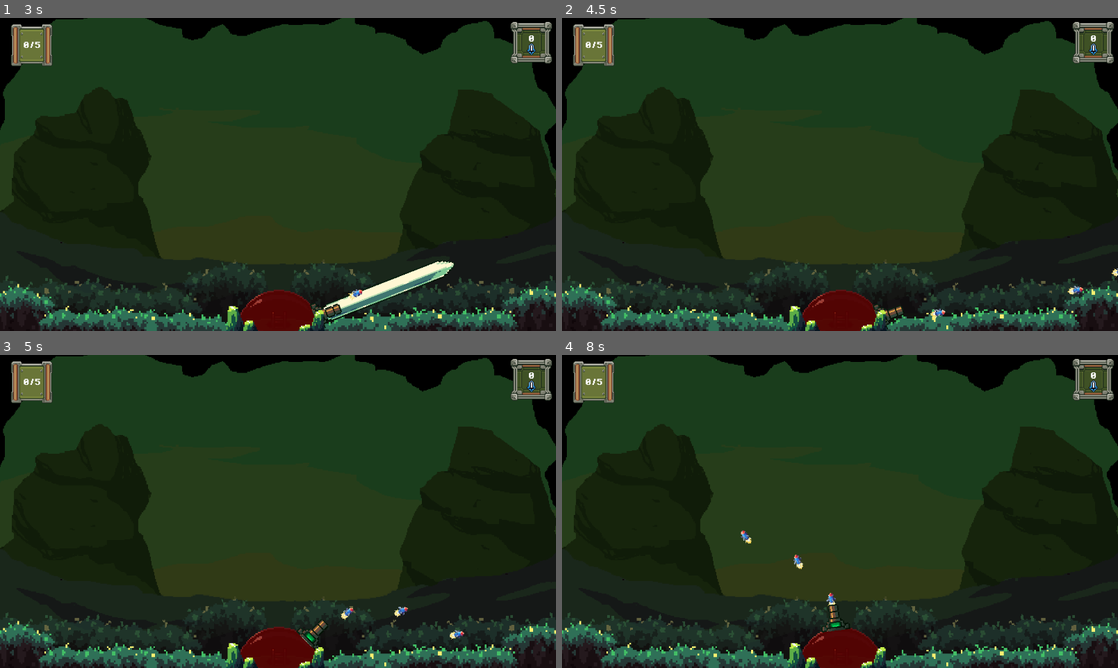
Above: before the commit, frames 1-4 (two rows, left to right).
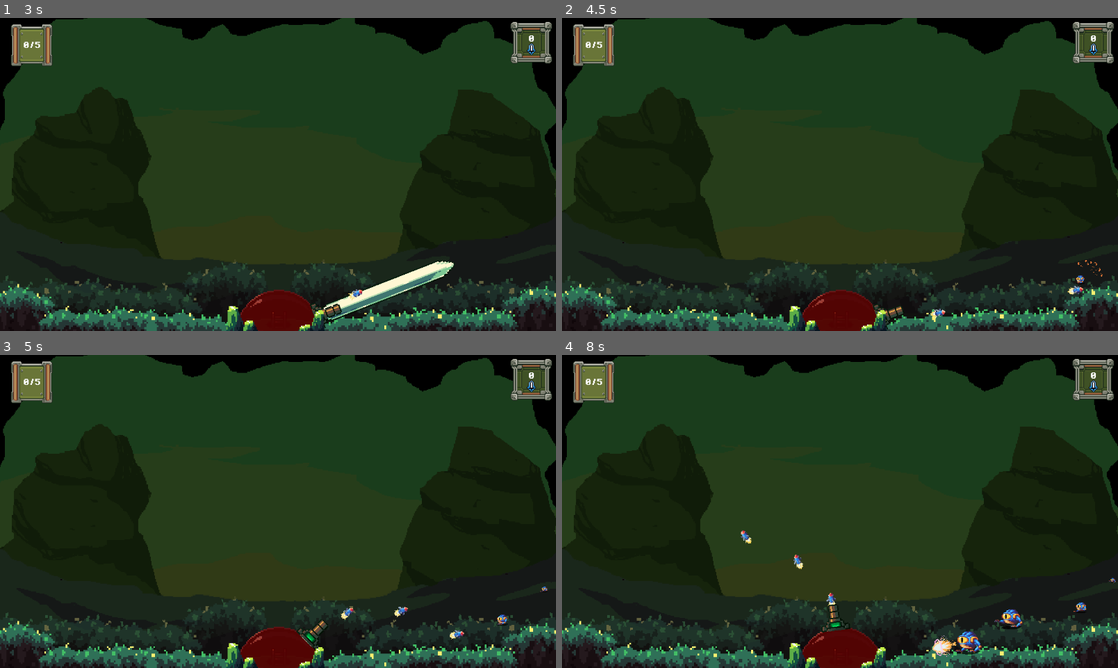
Above: after the commit, the same moments.

Repository: antoinenisoli/DomeSword_GWJ_2025
Game: Godot game, scene res://scenes/levels/game.tscn
Same seed, same stepped clock (60 frames per second), same inputs: the game is played once before the commit and once after it.
Inputs (mouse positions are in pixels of both pictures, inside the frame that each line leads up to):
- Up to frame 1 (3 s): click "RESUME" at 0.5 s; move the mouse to (400, 158) at 1.27 s; press the mouse at (400, 158) at 1.28 s; hold Right (move_right) 1.28-2.03 s; move the mouse to (166, 190) at 2.02 s; release the mouse at (166, 190) at 2.03 s; hold Left (move_left) 2.03-2.78 s; click (166, 190) at 2.1 s; move the mouse to (333, 105) at 2.77 s; press the mouse at (333, 105) at 2.78 s; hold Right (move_right) from 2.78 s (still down); tap E (switch_weapon) at 2.85 s
- Up to frame 2 (4.5 s): move the mouse to (812, 237) at 3.52 s; release the mouse at (812, 237) at 3.53 s; click (812, 237) at 3.6 s; move the mouse to (1006, 221) at 4.27 s; release Right (move_right) at 4.28 s; press the mouse at (1006, 221) at 4.28 s; hold Left (move_left) from 4.28 s (still down)
- Up to frame 3 (5 s): keep holding Left (move_left)
- Up to frame 4 (8 s): move the mouse to (673, 464) at 5.02 s; release the mouse at (673, 464) at 5.03 s; tap E (switch_weapon) at 5.1, 7.35 s; click (673, 464) at 5.3 s; move the mouse to (867, 511) at 5.77 s; press the mouse at (867, 511) at 5.78 s; move the mouse to (756, 433) at 6.52 s; release Left (move_left) at 6.53 s; release the mouse at (756, 433) at 6.53 s; hold Right (move_right) from 6.53 s (still down); click (756, 433) at 6.6 s; move the mouse to (962, 495) at 7.27 s; press the mouse at (962, 495) at 7.28 s

Frame 1 is identical in both runs. In frame 2, less than 0.1% of the frame differs, in the area x 92-100%, y 77-85%; in frame 3, less than 0.1%; in frame 4, 0.6%, in the area x 66-100%, y 71-97%.

Commit message:
wave system

Diff:
--- a/scenes/levels/game.tscn
+++ b/scenes/levels/game.tscn
@@ -3,7 +3,7 @@
 [ext_resource type="Script" uid="uid://b3sjd2wth0hut" path="res://scripts/camera/camera_shake.gd" id="2_fojqs"]
 [ext_resource type="Script" uid="uid://ckfsoeqxbgpdo" path="res://scripts/Entities/Health.gd" id="2_yqjtg"]
 [ext_resource type="PackedScene" uid="uid://crkwkw4c7tgkv" path="res://scenes/UI/game_ui.tscn" id="5_cx7qy"]
-[ext_resource type="PackedScene" uid="uid://wfvh6l3f13hg" path="res://scenes/scripts/game_manager.tscn" id="5_p57ef"]
+[ext_resource type="Script" uid="uid://bkfig22cimxdt" path="res://scripts/gameplay/spawn_manager.gd" id="6_oi2tv"]
 [ext_resource type="PackedScene" uid="uid://b2rl7rcfgc1gi" path="res://scenes/spawner.tscn" id="6_p57ef"]
 [ext_resource type="PackedScene" uid="uid://hmo0bngnvdqj" path="res://scenes/entities/player/dome.tscn" id="7_7rg7d"]
 [ext_resource type="PackedScene" uid="uid://dvqd0ooccv04c" path="res://scenes/camera_2d.tscn" id="7_xmnyv"]
@@ -44,32 +44,79 @@
 
 [node name="GameUI" parent="." unique_id=1363906567 instance=ExtResource("5_cx7qy")]
 
-[node name="GameManager" parent="." unique_id=1678798602 node_paths=PackedStringArray("spawners") instance=ExtResource("5_p57ef")]
-spawners = [NodePath("../Spawners/EnemySpawner1"), NodePath("../Spawners/EnemySpawner2"), NodePath("../Spawners/EnemySpawner3"), NodePath("../Spawners/EnemySpawner5"), NodePath("../Spawners/EnemySpawner5")]
+[node name="SpawnManager" type="Node2D" parent="." unique_id=1678798602 node_paths=PackedStringArray("_timer", "waves")]
+script = ExtResource("6_oi2tv")
+_timer = NodePath("Timer")
+waves = [NodePath("SpawnersA/EnemySpawner1"), NodePath("SpawnersA/EnemySpawner2"), NodePath("SpawnersA/EnemySpawner3")]
 
-[node name="Spawners" type="Node2D" parent="." unique_id=1160965866]
+[node name="Timer" type="Timer" parent="SpawnManager" unique_id=406161203]
+one_shot = true
+ignore_time_scale = true
 
-[node name="EnemySpawner1" parent="Spawners" unique_id=761262919 instance=ExtResource("6_p57ef")]
+[node name="SpawnersA" type="Node2D" parent="SpawnManager" unique_id=1160965866]
+
+[node name="EnemySpawner1" parent="SpawnManager/SpawnersA" unique_id=761262919 instance=ExtResource("6_p57ef")]
 position = Vector2(450, -37)
-cooldown_range = Vector2(10, 15)
+time_frame = Vector2(0, 10)
 spawn_range = 50.0
+cooldown_range = Vector2(1, 2)
 
-[node name="EnemySpawner2" parent="Spawners" unique_id=357071477 instance=ExtResource("6_p57ef")]
+[node name="EnemySpawner2" parent="SpawnManager/SpawnersA" unique_id=357071477 instance=ExtResource("6_p57ef")]
 position = Vector2(-458, -48)
-cooldown_range = Vector2(10, 15)
+time_frame = Vector2(10, 20)
 spawn_range = 50.0
+cooldown_range = Vector2(1, 5)
 
-[node name="EnemySpawner5" parent="Spawners" unique_id=235952603 instance=ExtResource("6_p57ef")]
+[node name="EnemySpawner3" parent="SpawnManager/SpawnersA" unique_id=609712869 instance=ExtResource("6_p57ef")]
+position = Vector2(-42, -474)
+time_frame = Vector2(20, 30)
+spawn_range = 200.0
+cooldown_range = Vector2(20, 30)
+enemy = ExtResource("8_oi2tv")
+
+[node name="EnemySpawner4" parent="SpawnManager/SpawnersA" unique_id=413920337 instance=ExtResource("6_p57ef")]
+position = Vector2(-42, -474)
+spawn_range = 200.0
+cooldown_range = Vector2(20, 30)
+enemy = ExtResource("8_oi2tv")
+
+[node name="EnemySpawner5" parent="SpawnManager/SpawnersA" unique_id=235952603 instance=ExtResource("6_p57ef")]
 position = Vector2(-459, 1)
+spawn_range = 0.0
 cooldown_range = Vector2(10, 45)
-spawn_range = 0.0
 enemy = ExtResource("8_6370d")
 
-[node name="EnemySpawner3" parent="Spawners" unique_id=609712869 instance=ExtResource("6_p57ef")]
+[node name="SpawnersDebug" type="Node2D" parent="SpawnManager" unique_id=515137776]
+process_mode = 4
+visible = false
+
+[node name="EnemySpawner1" parent="SpawnManager/SpawnersDebug" unique_id=1499889026 instance=ExtResource("6_p57ef")]
+position = Vector2(450, -37)
+spawn_range = 50.0
+cooldown_range = Vector2(1, 10)
+
+[node name="EnemySpawner2" parent="SpawnManager/SpawnersDebug" unique_id=832785443 instance=ExtResource("6_p57ef")]
+position = Vector2(-458, -48)
+spawn_range = 50.0
+cooldown_range = Vector2(1, 5)
+
+[node name="EnemySpawner3" parent="SpawnManager/SpawnersDebug" unique_id=1210427031 instance=ExtResource("6_p57ef")]
 position = Vector2(-42, -474)
+spawn_range = 200.0
 cooldown_range = Vector2(20, 30)
+enemy = ExtResource("8_oi2tv")
+
+[node name="EnemySpawner4" parent="SpawnManager/SpawnersDebug" unique_id=759249855 instance=ExtResource("6_p57ef")]
+position = Vector2(-42, -474)
 spawn_range = 200.0
+cooldown_range = Vector2(20, 30)
 enemy = ExtResource("8_oi2tv")
+
+[node name="EnemySpawner5" parent="SpawnManager/SpawnersDebug" unique_id=2073000752 instance=ExtResource("6_p57ef")]
+position = Vector2(-459, 1)
+spawn_range = 0.0
+cooldown_range = Vector2(10, 45)
+enemy = ExtResource("8_6370d")
 
 [node name="Sounds" type="Node2D" parent="." unique_id=228741160]
 
--- a/scenes/scripts/game_manager.tscn
+++ b/scenes/scripts/game_manager.tscn
@@ -1,6 +1,6 @@
-[gd_scene load_steps=2 format=3 uid="uid://wfvh6l3f13hg"]
+[gd_scene format=3 uid="uid://wfvh6l3f13hg"]
 
-[ext_resource type="Script" uid="uid://t7aatqo6dks6" path="res://scripts/game_manager.gd" id="1_hwd4i"]
+[ext_resource type="Script" uid="uid://t7aatqo6dks6" path="res://scripts/gameplay/game_manager.gd" id="1_hwd4i"]
 
 [node name="GameManager" type="Node2D"]
 script = ExtResource("1_hwd4i")
--- a/scenes/spawner.tscn
+++ b/scenes/spawner.tscn
@@ -1,6 +1,6 @@
-[gd_scene load_steps=3 format=3 uid="uid://b2rl7rcfgc1gi"]
+[gd_scene format=3 uid="uid://b2rl7rcfgc1gi"]
 
-[ext_resource type="Script" uid="uid://cspl7fwiehio3" path="res://scripts/spawner.gd" id="1_2vbf6"]
+[ext_resource type="Script" uid="uid://cspl7fwiehio3" path="res://scripts/gameplay/spawner.gd" id="1_2vbf6"]
 [ext_resource type="PackedScene" uid="uid://byxfdf0x8un4k" path="res://scenes/entities/enemies/frog_enemy.tscn" id="2_ik2nu"]
 
 [node name="Spawner" type="Node2D" node_paths=PackedStringArray("cooldown")]
--- a/scenes/weapons/shoot.tscn
+++ b/scenes/weapons/shoot.tscn
@@ -1,6 +1,6 @@
-[gd_scene load_steps=3 format=3 uid="uid://cdxn5allwtq1u"]
+[gd_scene format=3 uid="uid://cdxn5allwtq1u"]
 
-[ext_resource type="Script" uid="uid://dat13l583ynny" path="res://scripts/shooting.gd" id="1_nsl4x"]
+[ext_resource type="Script" uid="uid://dat13l583ynny" path="res://scripts/gameplay/shooting.gd" id="1_nsl4x"]
 [ext_resource type="PackedScene" uid="uid://dj81kfmjv00jg" path="res://scenes/bullets/bullet1.tscn" id="2_v046p"]
 
 [node name="shoot" type="Node2D" node_paths=PackedStringArray("reload_timer", "shootPos")]
--- a/scripts/UI/ui_controller.gd
+++ b/scripts/UI/ui_controller.gd
@@ -6,8 +6,6 @@
 @export var pause_screen: Control
 @export var gameover_screen: Control
 @export var floating_txt: PackedScene
-var enemy_killed: int
-var tutoDone: bool
 
 func _ready() -> void:
 	enemy_txt.text = str(0)
@@ -16,8 +14,7 @@
 	EventManager.on_game_started.connect(hide_tuto)
 	EventManager.on_player_killed.connect(game_over)
 	EventManager.on_enemy_killed.connect(func f(_args) -> void:
-		enemy_killed += 1
-		enemy_txt.text = str(enemy_killed)
+		enemy_txt.text = str(GameManager.enemy_killed)
 		)
 
 	set_paused(true)
--- a/scripts/game_manager.gd
+++ /dev/null
@@ -1,4 +0,0 @@
-extends Node2D
-
-@export var spawners: Array[Spawner]
-var tutoDone: bool
--- /dev/null
+++ b/scripts/gameplay/game_manager.gd
@@ -0,0 +1,10 @@
+extends Node2D
+
+var tutoDone: bool
+var enemy_killed: int
+
+func _ready():
+	EventManager.on_enemy_killed.connect(on_kill)
+
+func on_kill(_args):
+	enemy_killed += 1
--- /dev/null
+++ b/scripts/gameplay/spawn_manager.gd
@@ -0,0 +1,31 @@
+extends Node2D
+
+@export var _timer: Timer
+@export var waves: Array[Spawner]
+var index: int = 0
+
+func _ready():
+	EventManager.on_game_started.connect(start_game)
+
+func last_wave() -> Spawner: return waves[waves.size() - 1]
+
+func start_game():
+	waves[0].start()
+	_timer.wait_time = last_wave().time_frame.y
+	_timer.start()
+
+func _process(_delta):
+	var elapsedTime = _timer.wait_time - _timer.time_left
+	if !_timer.is_stopped():
+		print(roundf(elapsedTime))
+	else:
+		print("all waves completed!")
+		return
+
+	if waves.size() != 0 && (index + 1) < waves.size():
+		var next = waves[index + 1]
+		var current = waves[index]
+		if elapsedTime > next.time_frame.x && elapsedTime < next.time_frame.y:
+			current.stop()
+			next.start()
+			index += 1
--- a/scripts/spawner.gd
+++ b/scripts/gameplay/spawner.gd
@@ -1,14 +1,21 @@
 extends Node2D
 class_name Spawner
 
+@export var time_frame: Vector2
+@export var spawn_range: float = 100
 @export var cooldown_range: Vector2
-@export var spawn_range: float = 100
 @export var enemy: PackedScene
 @export var cooldown: Timer
 
-func _ready():
+func start():
     cooldown.wait_time = randf_range(cooldown_range.x, cooldown_range.y)
     cooldown.start()
+    print("start wave ", time_frame.x, time_frame.y)
+    pass
+
+func stop():
+    cooldown.stop()
+    print("stop wave ", time_frame.x, time_frame.y)
 
 func _on_cooldown_timeout() -> void:
     spawn()
Renamed: scripts/game_manager.gd.uid -> scripts/gameplay/game_manager.gd.uid
Renamed: scripts/shooting.gd -> scripts/gameplay/shooting.gd
Renamed: scripts/shooting.gd.uid -> scripts/gameplay/shooting.gd.uid
Not shown, added: scripts/gameplay/spawn_manager.gd.uid
Renamed: scripts/spawner.gd.uid -> scripts/gameplay/spawner.gd.uid
